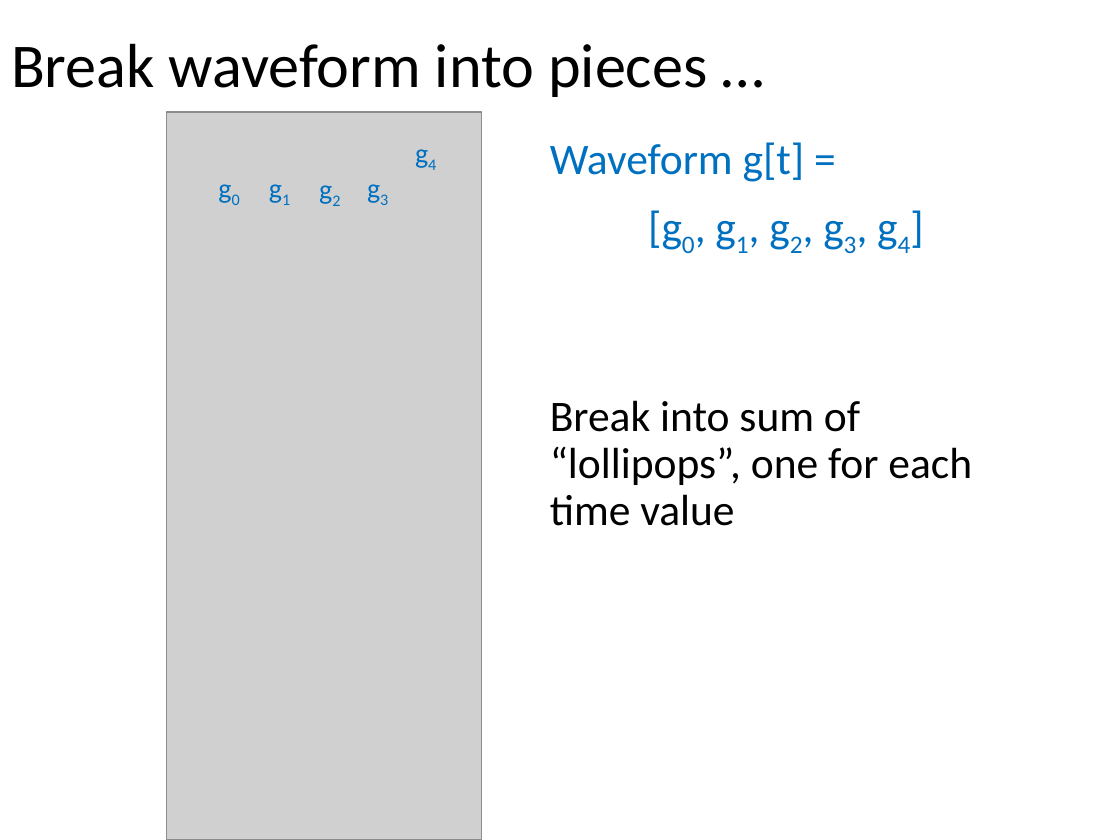
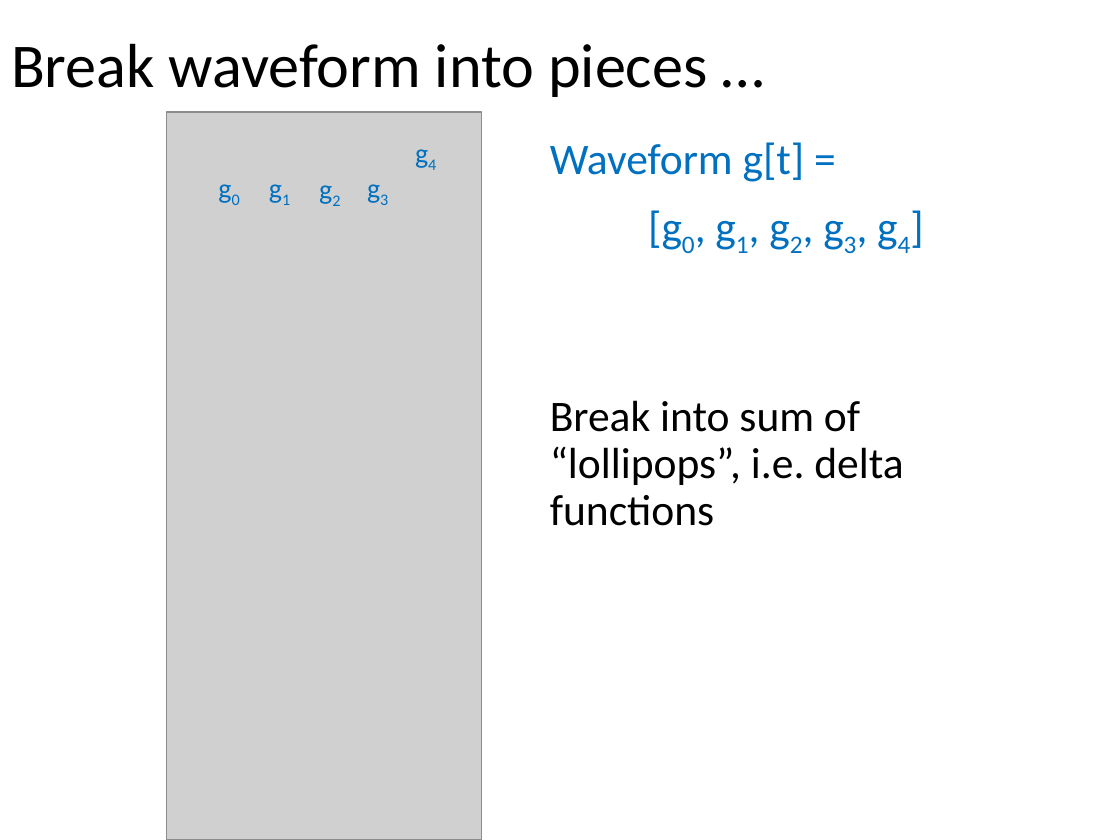
Before and after one commit to tomjhou/MathClassPythonCode, a slide deck: slide 41 of Class3/Lecture3 - Convolution.pptx. Drawn at 1120x840 pixels with LibreOffice and Linux fonts; fonts in the diff are those of the drawing; grey boxes stand for pictures. Boxes give left, top, right and bottom in pixels: in the first picture for what was removed or moved away, otherwise in the second. Text is boxed around its words. In the diff, an @@ line names an element or a change of style, - is before the commit and + after.

```diff
--- a/Class3/Lecture3 - Convolution.pptx
+++ b/Class3/Lecture3 - Convolution.pptx
@@ text at (x1=550, y1=400, x2=903, y2=526): text changed @@
-Break into sum of “lollipops”, one for each time value
+Break into sum of “lollipops”, i.e. delta functions
```
Also in this commit, not shown: 1 other slide changed, 7 other files.
